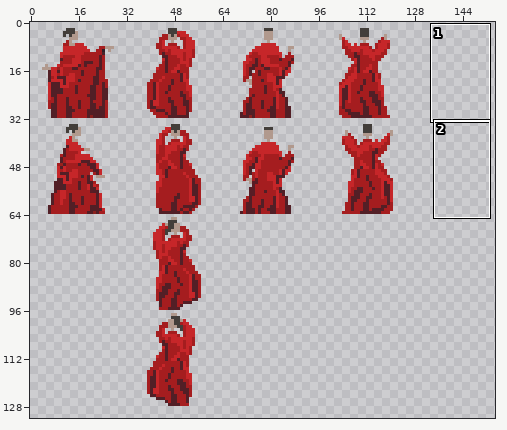
Sprite sheet -- Assets/Sprites/lady_sprites/lady_spritesheet.png. Above: a wide view before the commit, with the close-up outlined.
Close-up. First the earlier version:
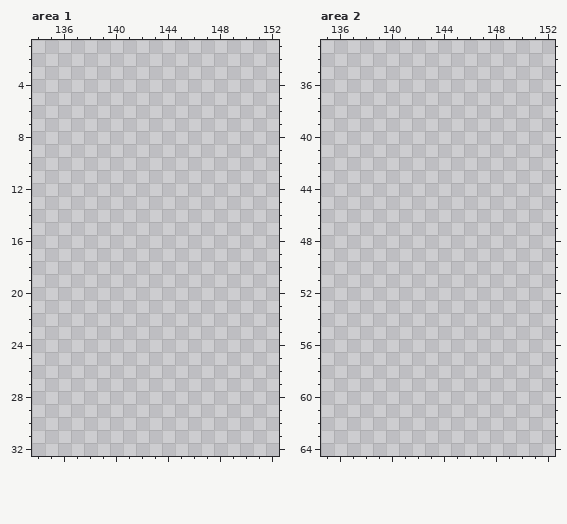
The file is 160x160 pixels. Colours within 5 levels of each other are drawn and written as one. Shown: area 1: x 134..152, y 1..32; area 2: x 135..152, y 33..64. The wide view leaves out empty margins. The commit also changed other parts of the picture, which this record leaves out.
After:
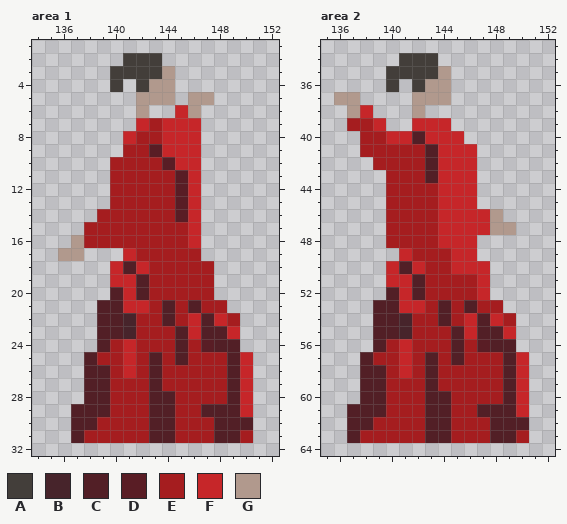
Palette (. is transparent): A #433e3a  B #47242b  C #521f26  D #591d25  E #a51d1f  F #c62629  G #b1998d
What changed:
Area 1:
y 2: x 141..143 ... -> AAA
y 3: x 140..144 ..... -> AAAAG
y 4: x 140 . -> A; x 142..144 ... -> AGG
y 5: x 142..144 ... -> GGG; x 146..147 .. -> GG
y 6: x 142 . -> G; x 145..146 .. -> FG
y 7: x 142..146 ..... -> FEFFF
y 8: x 141..146 ...... -> FEEFFF
y 9: x 141..146 ...... -> EEDFFF
y 10: x 140..146 ....... -> EEEEDFF
y 11..13: x 140..146 ....... -> EEEEEDF
y 14: x 139..146 ........ -> EEEEEEDF
y 15: x 138..146 ......... -> EEEEEEEEF
y 16: x 137..146 .......... -> GEEEEEEEEF
y 17: x 136..137 .. -> GG; x 141..146 ...... -> FEEEEE
y 18: x 140..147 ........ -> FCFEEEEE
y 19: x 140..147 ........ -> FFCEEEEE
y 20: x 140..147 ........ -> CFCEEEEE
y 21: x 139..148 .......... -> CCFFECECEE
y 22: x 139..149 ........... -> CCBEECEFCFE
y 23: x 139..149 ........... -> CCBEEECFCCF
y 24: x 139..149 ........... -> CEFEEECEDCC
y 25: x 138..150 ............. -> CEEFECECEEECF
y 26: x 138..150 ............. -> CCEFECEEEEECF
y 27: x 138..150 ............. -> CCEEECEEEEECF
y 28: x 138..150 ............. -> CCEEECCEEEECF
y 29: x 137..150 .............. -> CCCEEECCEECCCF
y 30: x 137..150 .............. -> CCEEEECCEEECCC
y 31: x 137..150 .............. -> CEEEEECCEEECCE
Area 2:
y 34: x 141..143 ... -> AAA
y 35: x 140..144 ..... -> AAAAG
y 36: x 140 . -> A; x 142..144 ... -> AGG
y 37: x 136..137 .. -> GG; x 142..144 ... -> GGG
y 38: x 137..138 .. -> GF; x 142 . -> G
y 39: x 137..139 ... -> EEF; x 142..144 ... -> FFF
y 40: x 138..145 ........ -> EEFFCFFF
y 41: x 138..146 ......... -> EEEEECFFF
y 42: x 139..146 ........ -> EEEECFFF
y 43: x 140..146 ....... -> EEECFFF
y 44..45: x 140..146 ....... -> EEEEFFF
y 46: x 140..148 ......... -> EEEEFFFFG
y 47: x 140..149 .......... -> EEEEFFFFGG
y 48: x 140..146 ....... -> EEEEFFF
y 49: x 141..146 ...... -> FEEEFF
y 50: x 140..147 ........ -> FCFEEFFF
y 51: x 140..147 ........ -> FFCEEEEF
y 52: x 140..147 ........ -> CFCEEEEF
y 53: x 139..148 .......... -> CCFFECECEE
y 54: x 139..149 ........... -> CCBEECEFCFE
y 55: x 139..149 ........... -> CCBEEECFCCF
y 56: x 139..149 ........... -> CEFEEECEDCC
y 57: x 138..150 ............. -> CEEFECECEEECF
y 58: x 138..150 ............. -> CCEFECEEEEECF
y 59: x 138..150 ............. -> CCEEECEEEEECF
y 60: x 138..150 ............. -> CCEEECCEEEECF
y 61: x 137..150 .............. -> CCCEEECCEECCCF
y 62: x 137..150 .............. -> CCEEEECCEEECCC
y 63: x 137..150 .............. -> CEEEEECCEEECCE
Where, in picture pixels (left, top, right, bottom), the same in both close-ups:
added: (58, 53, 253, 443)
added: (334, 53, 529, 443)
